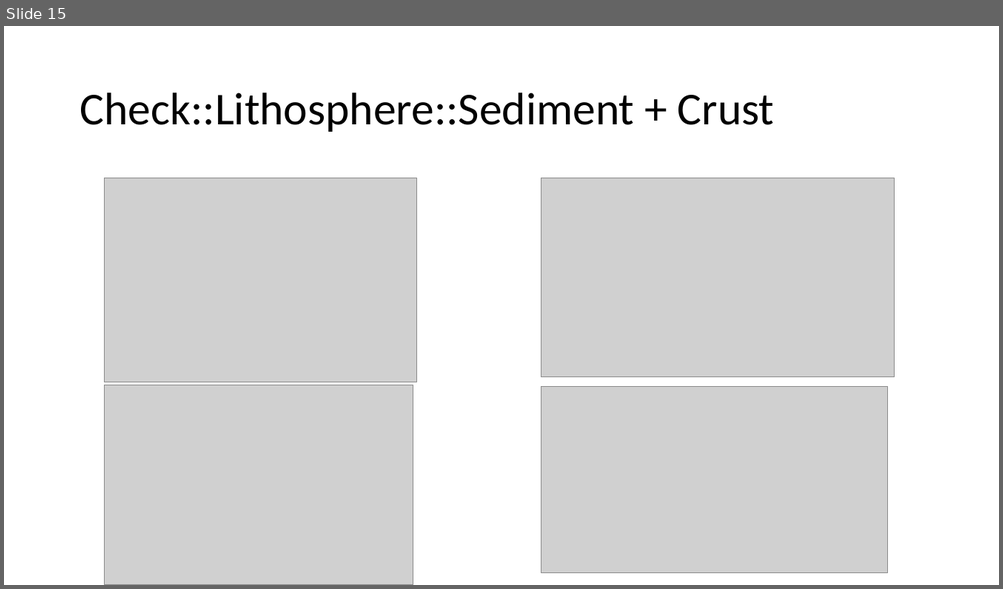
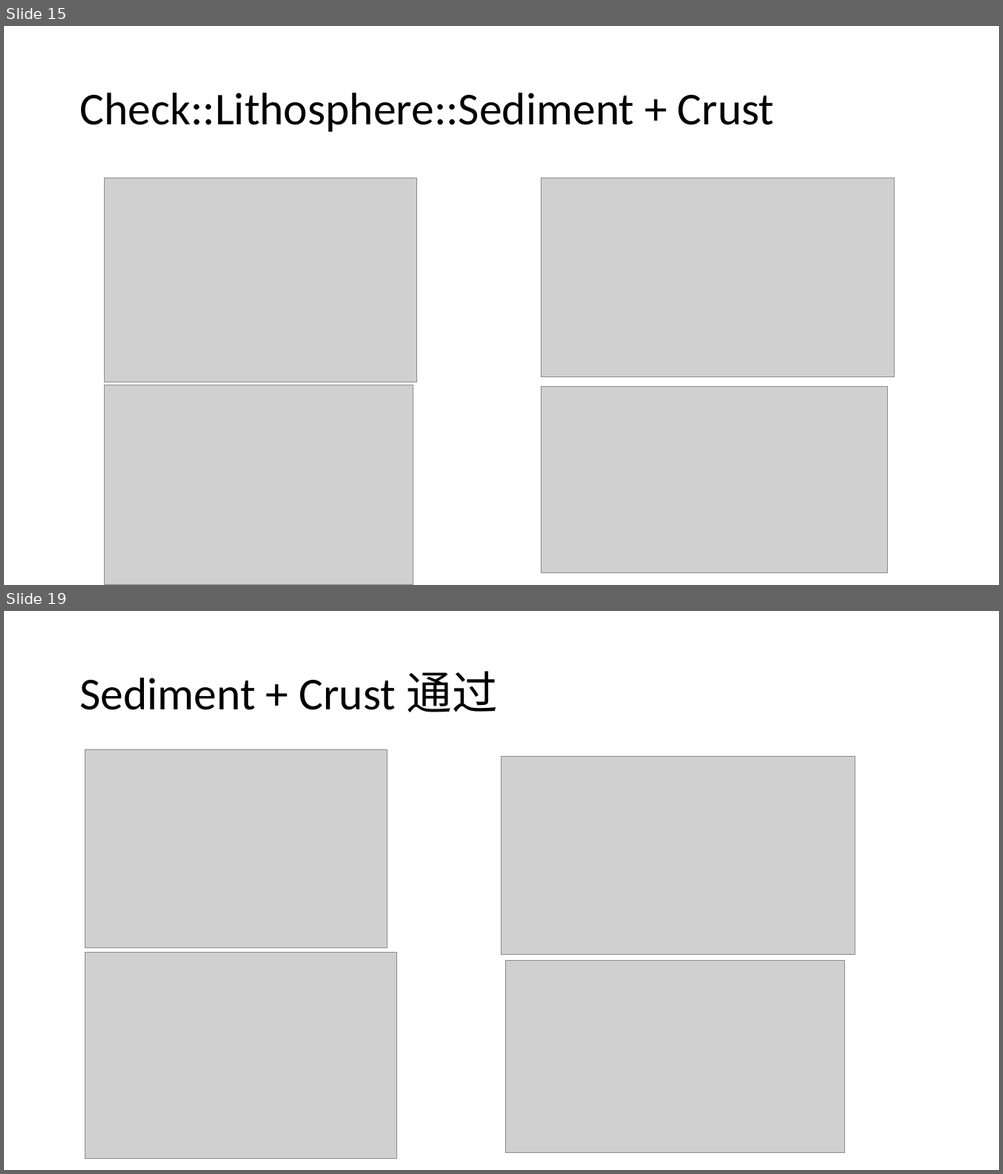
Before and after one commit to KyoChigo/Geo-nu_Simulation, a slide deck: Slides.pptx. Shown one above the other, each under a label of ours: slide 15 before the commit, slides 15 and 19 after it; the slides between them are not shown. The pictures are 1003x589 and 1003x1174 pixels, drawn with LibreOffice and Linux fonts; fonts in the diff are those of the drawing; grey boxes stand for pictures. Boxes give left, top, right and bottom in pixels: in the first picture for what was removed or moved away, otherwise in the second. Text is boxed around its words. In the diff, an @@ line names an element or a change of style, - is before the commit and + after.

```diff
--- a/Slides.pptx
+++ b/Slides.pptx
@@ slide 19 added at bbox=[4, 611, 999, 1170], background #FFFFFF @@
@@ title added at bbox=[79, 671, 498, 712], 44 pt, text #000000 @@
+Sediment + Crust 通过
@@ picture added at bbox=[85, 750, 387, 948] @@
@@ picture added at bbox=[502, 757, 855, 955] @@
@@ picture added at bbox=[85, 953, 396, 1159] @@
@@ picture added at bbox=[506, 961, 844, 1153] @@
```
Also in this commit, not shown: 3 other slides added, 6 other files.
